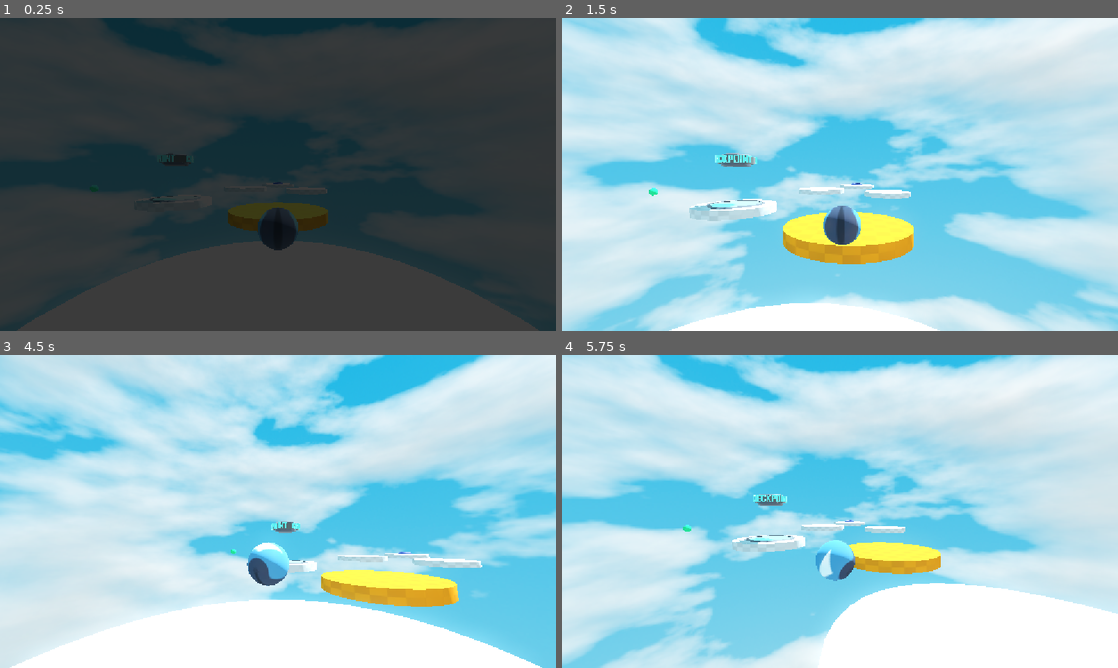
Above: before the commit, frames 1-4 (two rows, left to right).
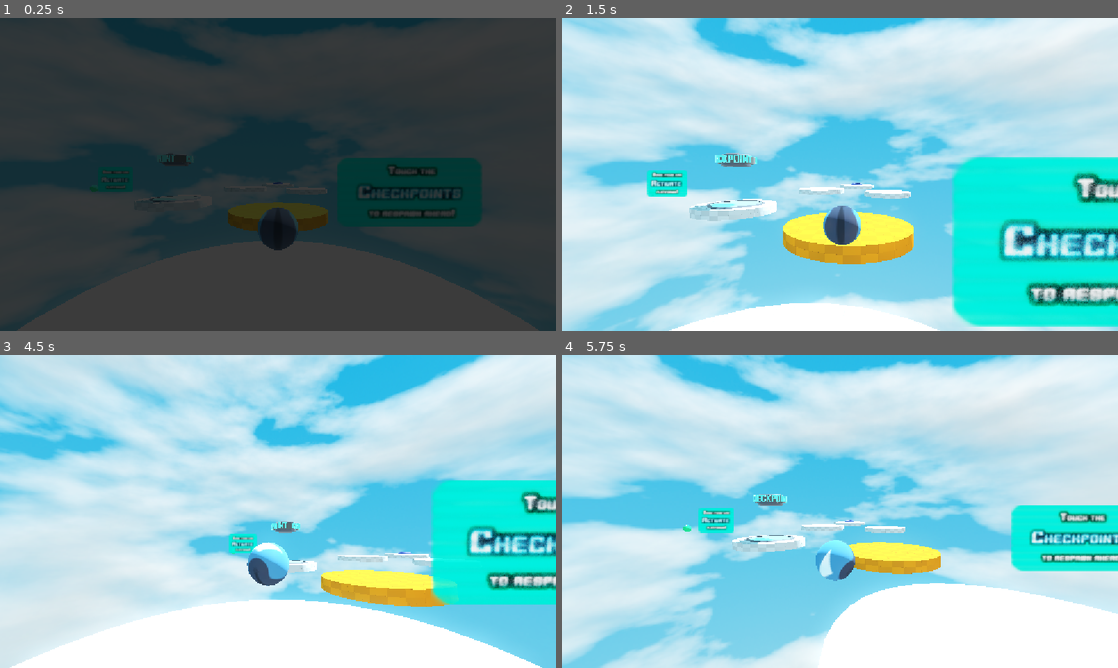
Above: after the commit, the same moments.

Repository: ddon-dev/tiki-boost
Game: Godot game, scene res://scenes/levels/Level_02.tscn
Two runs of this game, one before a commit and one after it. Both use one fixed random seed, a clock stepped at 60 frames per second and the inputs below. This scene is started directly instead of the project's main scene. The engine's default icon, where the game draws it, is replaced by a stand-in: a white triangle on a blue panel in a dark square. Sound files missing from this copy of the repository are replaced by a short silence.
Inputs (mouse positions are in pixels of both pictures, inside the frame that each line leads up to):
- Up to frame 1 (0.25 s): no input
- Up to frame 2 (1.5 s): tap Enter at 0.5 s; move the mouse to (867, 174) at 0.52 s; hold W (forward) from 0.53 s (still down); click (867, 174) at 0.6 s; click (867, 174) at 0.77 s; click (867, 174) at 1.07 s; move the mouse to (812, 174) at 1.27 s; tap F at 1.35 s
- Up to frame 3 (4.5 s): click (250, 511) at 1.52 s; click (250, 511) at 1.55 s; click (250, 511) at 1.82 s; move the mouse to (333, 442) at 2.02 s; release W (forward) at 2.03 s; hold D (right) 2.03-2.78 s; tap Space at 2.1, 4.35 s; click (333, 442) at 2.3 s; move the mouse to (272, 517) at 2.77 s; hold W (forward) 2.78-4.28 s; click (272, 517) at 2.85 s; click (272, 517) at 3.02 s; click (272, 517) at 3.32 s; move the mouse to (316, 514) at 3.52 s; tap F at 3.6 s; click (316, 514) at 3.77 s; click (316, 514) at 3.8 s; click (316, 514) at 4.07 s; move the mouse to (111, 464) at 4.27 s; hold A (left) from 4.28 s (still down)
- Up to frame 4 (5.75 s): click (673, 464) at 4.52 s; click (673, 464) at 4.55 s; click (673, 464) at 4.82 s; move the mouse to (845, 511) at 5.02 s; release A (left) at 5.03 s; hold W (forward) from 5.03 s (still down); click (845, 511) at 5.1 s

The runs differ from the first frame. In frame 1, 3.1% of the frame differs, in the area x 18-87%, y 44-67%; in frame 2, 16%, in the area x 15-100%, y 44-99%; in frame 3, 9.0%; in frame 4, 4.4%.

Commit message:
Fixed music not playing after returning to menu. Added tutorial signs to all tutorial levels.

Diff:
--- a/scenes/globals/MusicManager.tscn
+++ b/scenes/globals/MusicManager.tscn
@@ -1,11 +1,14 @@
-[gd_scene load_steps=3 format=3 uid="uid://dlgljpd6h41g4"]
+[gd_scene load_steps=4 format=3 uid="uid://dlgljpd6h41g4"]
 
 [ext_resource type="Script" uid="uid://c87kdtl6cvvp0" path="res://scripts/globals/music_manager.gd" id="1_c6ore"]
+[ext_resource type="AudioStream" uid="uid://btk3vkog5moeq" path="res://assets/audio/music/StarEye Spaceway - ViRiX Dreamcore .ogg" id="2_247up"]
 [ext_resource type="AudioStream" uid="uid://bjw4hoqt5hxkt" path="res://assets/audio/music/boogie - joyful, frozy, zachz winner.ogg" id="2_dt7tt"]
 
 [node name="MusicManager" type="AudioStreamPlayer"]
 process_mode = 3
-volume_db = -18.0
+volume_db = -12.0
+autoplay = true
 bus = &"Music"
 script = ExtResource("1_c6ore")
+menu_music = ExtResource("2_247up")
 tutorial_music = ExtResource("2_dt7tt")
--- a/scenes/levels/Level_01.tscn
+++ b/scenes/levels/Level_01.tscn
@@ -1,16 +1,15 @@
-[gd_scene load_steps=17 format=3 uid="uid://v8aba8e4rxts"]
+[gd_scene load_steps=16 format=3 uid="uid://v8aba8e4rxts"]
 
 [ext_resource type="Script" uid="uid://b8fx2gpqpf8tp" path="res://scripts/levels/level_manager.gd" id="1_hhyrm"]
-[ext_resource type="Script" uid="uid://c8cknxggcf0w1" path="res://scenes/levels/level_01.gd" id="1_shv8k"]
 [ext_resource type="Texture2D" uid="uid://brrjqum3ry1jw" path="res://assets/art/skyboxes/skybox1.png" id="1_wee7o"]
 [ext_resource type="PackedScene" uid="uid://c1bkxh8p1litp" path="res://scenes/objects/FinishPoint.tscn" id="2_xokhc"]
 [ext_resource type="PackedScene" uid="uid://1tjylehjm63n" path="res://scenes/objects/DeathZone.tscn" id="3_hhyrm"]
 [ext_resource type="PackedScene" uid="uid://bguscvtdsubse" path="res://scenes/player/Player.tscn" id="4_xokhc"]
-[ext_resource type="Texture2D" uid="uid://da8klwwxlyou6" path="res://assets/art/tutorial_move.png" id="5_5dpfh"]
+[ext_resource type="Texture2D" uid="uid://da8klwwxlyou6" path="res://assets/art/tutorial_signs/tutorial_move.png" id="5_5dpfh"]
 [ext_resource type="Material" uid="uid://dn1m1wale5wxo" path="res://assets/materials/proto_terrain.tres" id="5_5mpa8"]
-[ext_resource type="Texture2D" uid="uid://c1wid8mrsk4d" path="res://assets/art/tutorial_jump.png" id="6_vlkw4"]
+[ext_resource type="Texture2D" uid="uid://c1wid8mrsk4d" path="res://assets/art/tutorial_signs/tutorial_jump.png" id="6_vlkw4"]
 [ext_resource type="PackedScene" uid="uid://dips56jowu6et" path="res://scenes/ui/SceneTransition.tscn" id="7_c83vx"]
-[ext_resource type="Texture2D" uid="uid://dj7pcyskv5k1u" path="res://assets/art/tutorial_times.png" id="7_xpxa0"]
+[ext_resource type="Texture2D" uid="uid://dj7pcyskv5k1u" path="res://assets/art/tutorial_signs/tutorial_times.png" id="7_xpxa0"]
 [ext_resource type="PackedScene" uid="uid://c5teqd0w4tca1" path="res://scenes/ui/menus/ProtoWinScreen.tscn" id="8_5dpfh"]
 [ext_resource type="PackedScene" uid="uid://bi3f5qubdhed3" path="res://scenes/ui/menus/PauseMenu.tscn" id="9_vlkw4"]
 
@@ -27,7 +26,6 @@
 glow_enabled = true
 
 [node name="Level_01" type="Node3D"]
-script = ExtResource("1_shv8k")
 
 [node name="LevelManager" type="Node" parent="."]
 unique_name_in_owner = true
--- a/scenes/levels/Level_02.tscn
+++ b/scenes/levels/Level_02.tscn
@@ -13,6 +13,8 @@
 [ext_resource type="Texture2D" uid="uid://cpqm0jfem7p4s" path="res://assets/art/textures/texture_01.png" id="7_ivapw"]
 [ext_resource type="PackedScene" uid="uid://c5teqd0w4tca1" path="res://scenes/ui/menus/ProtoWinScreen.tscn" id="8_8ccjp"]
 [ext_resource type="PackedScene" uid="uid://bi3f5qubdhed3" path="res://scenes/ui/menus/PauseMenu.tscn" id="9_4b1sg"]
+[ext_resource type="Texture2D" uid="uid://1h7thk3hwfbp" path="res://assets/art/tutorial_signs/tutorial_checkpoint.png" id="9_dsu4p"]
+[ext_resource type="Texture2D" uid="uid://dqgdua2tuwsok" path="res://assets/art/tutorial_signs/tutorial_activate.png" id="10_folmu"]
 
 [sub_resource type="PanoramaSkyMaterial" id="PanoramaSkyMaterial_vjhk1"]
 panorama = ExtResource("2_3njdy")
@@ -78,6 +80,20 @@
 [node name="CollisionShape3D" type="CollisionShape3D" parent="Environment/Objects/PlatformTrigger"]
 transform = Transform3D(1, 0, 0, 0, 1, 0, 0, 0, 1, 0, 0, -10)
 shape = SubResource("SphereShape3D_juc02")
+
+[node name="TutorialSigns" type="Node3D" parent="Environment/Objects"]
+
+[node name="SignCheckpoint" type="Sprite3D" parent="Environment/Objects/TutorialSigns"]
+transform = Transform3D(1, 0, 0, 0, 1, 0, 0, 0, 1, 5.7249165, 2.2765665, 50.09278)
+modulate = Color(0.9, 0.9, 0.9, 0.9607843)
+billboard = 1
+texture = ExtResource("9_dsu4p")
+
+[node name="SignActivate" type="Sprite3D" parent="Environment/Objects/TutorialSigns"]
+transform = Transform3D(1, 0, 0, 0, 1, 0, 0, 0, 1, -20.203724, 2.4109344, 33.653896)
+modulate = Color(0.9, 0.9, 0.9, 0.9607843)
+billboard = 1
+texture = ExtResource("10_folmu")
 
 [node name="Terrain" type="Node3D" parent="Environment"]
 
--- a/scenes/levels/Level_03.tscn
+++ b/scenes/levels/Level_03.tscn
@@ -12,6 +12,7 @@
 [ext_resource type="PackedScene" uid="uid://dips56jowu6et" path="res://scenes/ui/SceneTransition.tscn" id="7_qs6ra"]
 [ext_resource type="PackedScene" uid="uid://c5teqd0w4tca1" path="res://scenes/ui/menus/ProtoWinScreen.tscn" id="8_x5lii"]
 [ext_resource type="PackedScene" uid="uid://bi3f5qubdhed3" path="res://scenes/ui/menus/PauseMenu.tscn" id="9_5dxya"]
+[ext_resource type="Texture2D" uid="uid://kbto5h4dexcv" path="res://assets/art/tutorial_signs/tutorial_rings.png" id="9_x63ga"]
 
 [sub_resource type="PanoramaSkyMaterial" id="PanoramaSkyMaterial_fei51"]
 panorama = ExtResource("2_tqvfx")
@@ -176,6 +177,14 @@
 size = Vector3(12, 5, 18)
 material = ExtResource("5_x63ga")
 
+[node name="TutorialSigns" type="Node3D" parent="Environment/Terrain"]
+
+[node name="SignRing" type="Sprite3D" parent="Environment/Terrain/TutorialSigns"]
+transform = Transform3D(1, 0, 0, 0, 1, 0, 0, 0, 1, 57.676487, 1.8355398, 73.34605)
+modulate = Color(0.9, 0.9, 0.9, 0.9607843)
+billboard = 1
+texture = ExtResource("9_x63ga")
+
 [node name="Player" parent="." instance=ExtResource("6_sywh5")]
 transform = Transform3D(-4.371139e-08, 0, 1, 0, 1, 0, -1, 0, -4.371139e-08, 0, 0, -10)
 
--- a/scenes/ui/menus/MainMenu.tscn
+++ b/scenes/ui/menus/MainMenu.tscn
@@ -241,7 +241,6 @@
 flat = true
 
 [node name="Settings" type="MarginContainer" parent="."]
-visible = false
 layout_mode = 1
 anchors_preset = 15
 anchor_right = 1.0
@@ -272,7 +271,6 @@
 menu_slide = NodePath("../../../MenuSlides")
 
 [node name="LevelSelect" type="MarginContainer" parent="."]
-visible = false
 layout_mode = 1
 anchors_preset = 15
 anchor_right = 1.0
@@ -290,6 +288,7 @@
 
 [node name="LevelSelectMenu" type="VBoxContainer" parent="LevelSelect" node_paths=PackedStringArray("sfx_pressed", "scene_transition", "menu_slide")]
 unique_name_in_owner = true
+visible = false
 layout_mode = 2
 theme_override_constants/separation = 40
 script = ExtResource("9_nqjyj")
--- a/scripts/globals/game_manager.gd
+++ b/scripts/globals/game_manager.gd
@@ -53,3 +53,10 @@
 	GameManager.game_settings.screen_mode = get_window().mode
 	GameManager.game_settings.resolution = get_window().size
 #endregion
+
+#region Level Music
+func start_music():
+	var internal_number: int = 0
+	for level_path in StageHandler.level_paths:
+		if internal_number <= 2:
+			MusicManager.play_tutorial_music()
--- /dev/null
+++ b/scripts/globals/level_data.gd
@@ -0,0 +1,5 @@
+class_name LevelData
+extends Resource
+
+@export_file("*.tscn") var level_path: String
+@export var is_tutorial: bool
--- a/scripts/globals/music_manager.gd
+++ b/scripts/globals/music_manager.gd
@@ -7,7 +7,8 @@
 @export var fade_out_time: int
 
 # Level's Music
-@export_category("Level's Music")
+@export_category("Music Manager")
+@export var menu_music: AudioStream
 @export var tutorial_music: AudioStream
 @export var orange_levels_music: AudioStream
 
@@ -20,6 +21,14 @@
 	if stream != orange_levels_music:
 		stream = orange_levels_music
 		play()
+
+func play_menu_music():
+	if stream != menu_music:
+		stream = menu_music
+		play()
+
+func stop_music():
+	stop()
 
 func fade_in():
 	create_tween().tween_property(
--- a/scripts/levels/level_manager.gd
+++ b/scripts/levels/level_manager.gd
@@ -12,6 +12,7 @@
 func _ready() -> void:
 	get_tree().paused = false
 	GameManager.canPause = true
+	GameManager.start_music()
 	AudioServer.set_bus_effect_enabled(1,0,false)
 	current_spawnpoint = $"../SpawnPosition".global_position
 	scene_transition.fade_in()
--- /dev/null
+++ b/scripts/levels/resources/level_01.tres
@@ -0,0 +1,9 @@
+[gd_resource type="Resource" script_class="level_data" load_steps=2 format=3 uid="uid://cn714o1wk8y6b"]
+
+[ext_resource type="Script" uid="uid://b07ncf70dsirm" path="res://scripts/globals/level_data.gd" id="1_ib7am"]
+
+[resource]
+script = ExtResource("1_ib7am")
+level_path = "uid://v8aba8e4rxts"
+is_tutorial = true
+metadata/_custom_type_script = "uid://b07ncf70dsirm"
--- a/scripts/ui/menus/main_menu.gd
+++ b/scripts/ui/menus/main_menu.gd
@@ -4,7 +4,7 @@
 @export var scene_transition: Control
 
 # Audio
-@onready var menu_music: AudioStreamPlayer = %Music
+#@onready var menu_music: AudioStreamPlayer = %Music
 @export var sfx_pressed: AudioStreamPlayer
 
 # Menus
@@ -24,8 +24,9 @@
 	get_tree().paused = false
 	AudioServer.set_bus_effect_enabled(1,0,false)
 	scene_transition.fade_in()
-	menu_music.play()
-	menu_music.fade_in()
+	MusicManager.play_menu_music()
+	#menu_music.play()
+	#menu_music.fade_in()
 	start.pressed.connect(start_game)
 	level_select.pressed.connect(select_level)
 	customize.pressed.connect(customize_options)
@@ -35,7 +36,7 @@
 func start_game():
 	sfx_pressed.play()
 	scene_transition.fade_out()
-	menu_music.fade_out()
+	#menu_music.fade_out()
 	await sfx_pressed.finished
 	StageHandler.go_to_init_level()
 
@@ -57,6 +58,6 @@
 func exit_game():
 	sfx_pressed.play()
 	scene_transition.fade_out()
-	menu_music.fade_out()
+	#menu_music.fade_out()
 	await sfx_pressed.finished
 	get_tree().quit()
Binary file added: assets/art/tutorial_signs/tutorial_activate.png
Not shown, changed: assets/art/tutorial_signs/tutorial_activate.png.import
Binary file added: assets/art/tutorial_signs/tutorial_checkpoint.png
Not shown, changed: assets/art/tutorial_signs/tutorial_checkpoint.png.import
Renamed: assets/art/tutorial_jump.png -> assets/art/tutorial_signs/tutorial_jump.png
Not shown, changed: assets/art/tutorial_signs/tutorial_jump.png.import
Renamed: assets/art/tutorial_move.png -> assets/art/tutorial_signs/tutorial_move.png
Not shown, changed: assets/art/tutorial_signs/tutorial_move.png.import
Binary file added: assets/art/tutorial_signs/tutorial_rings.png
Not shown, changed: assets/art/tutorial_signs/tutorial_rings.png.import
Renamed: assets/art/tutorial_times.png -> assets/art/tutorial_signs/tutorial_times.png
Not shown, changed: assets/art/tutorial_signs/tutorial_times.png.import
(and 5 more such lines)
